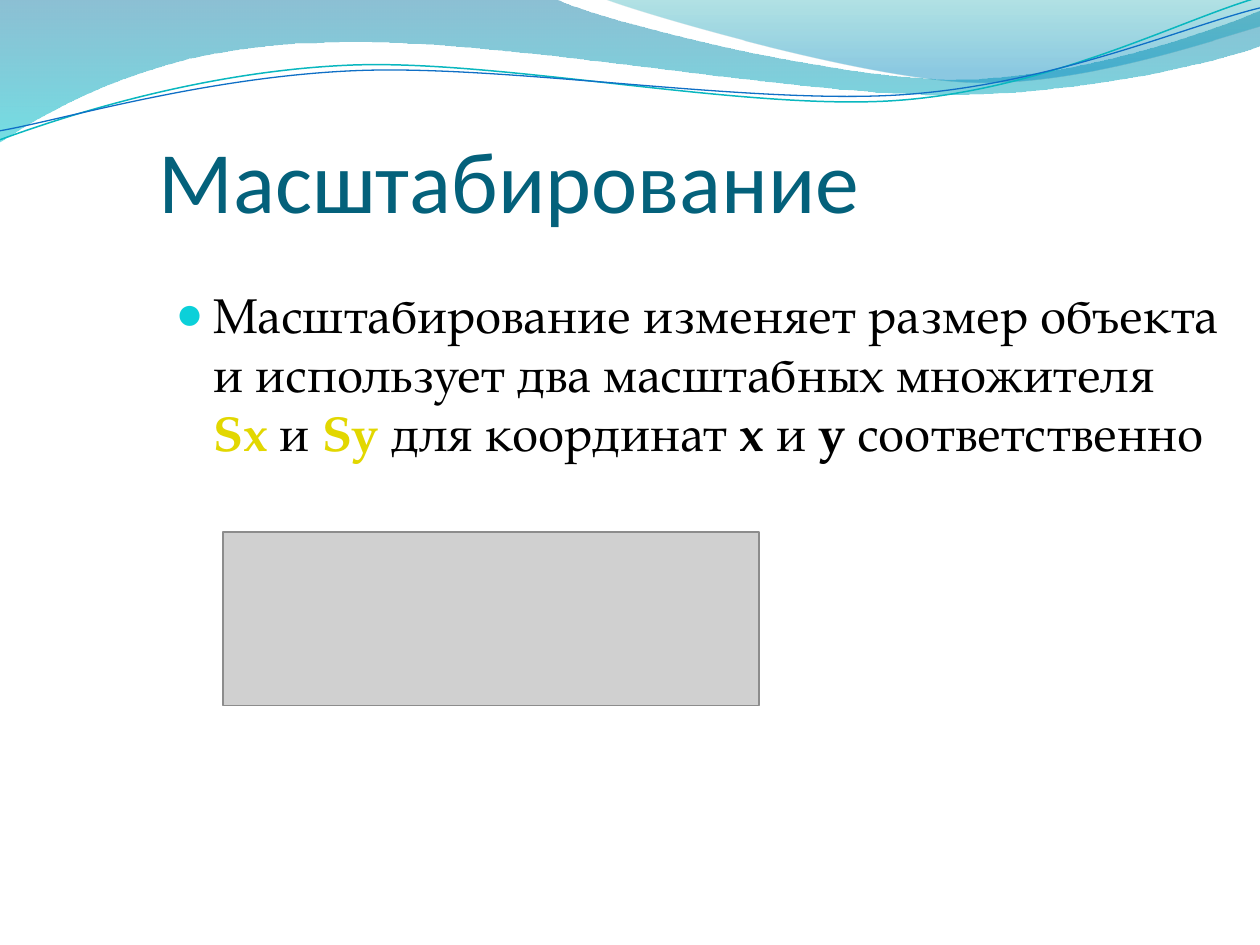
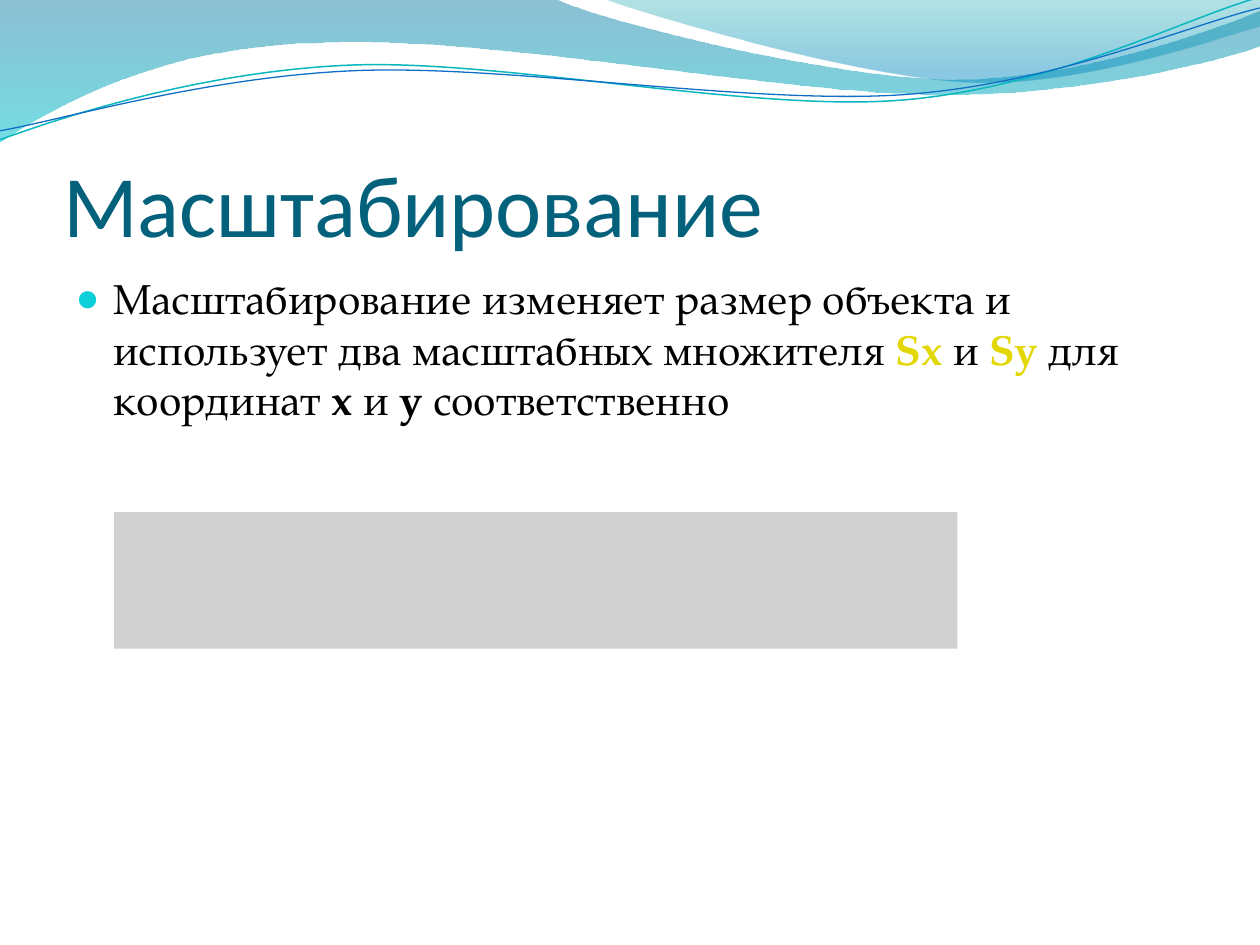
Before and after one commit to alexey-malov/cg-course, a slide deck: slide 77 of lectures/03 - Векторный анализ, трансформации и матрицы.pptx (slide 75 before the commit). Drawn at 1260x945 pixels with LibreOffice and Linux fonts; fonts in the diff are those of the drawing; grey boxes stand for pictures; background and template pictures are left out. Boxes give left, top, right and bottom in pixels: in the first picture for what was removed or moved away, otherwise in the second. Text is boxed around its words. In the diff, an @@ line names an element or a change of style, - is before the commit and + after.

```diff
--- a/lectures/03 - Векторный анализ, трансформации и матрицы.pptx
+++ b/lectures/03 - Векторный анализ, трансформации и матрицы.pptx
@@ title "Масштабирование": place and size @@
-title "Масштабирование" at (159, 153, 859, 227)
+title "Масштабирование" at (63, 177, 763, 251)
@@ text "Масштабирование изменяет размер объекта и ...": place and size @@
-text "Масштабирование изменяет размер объекта и ..." at (213, 299, 1219, 464)
+text "Масштабирование изменяет размер объекта и ..." at (113, 285, 1119, 426)
@@ text "Масштабирование изменяет размер объекта и ..." at (113, 285, 1119, 426): size 28 to 24 pt @@
@@ picture added at (115, 512, 958, 648) @@
@@ picture removed at (223, 532, 759, 706) @@
```
Also in this commit, not shown: 31 other slides changed, 5 slides added, 1 slide removed.
